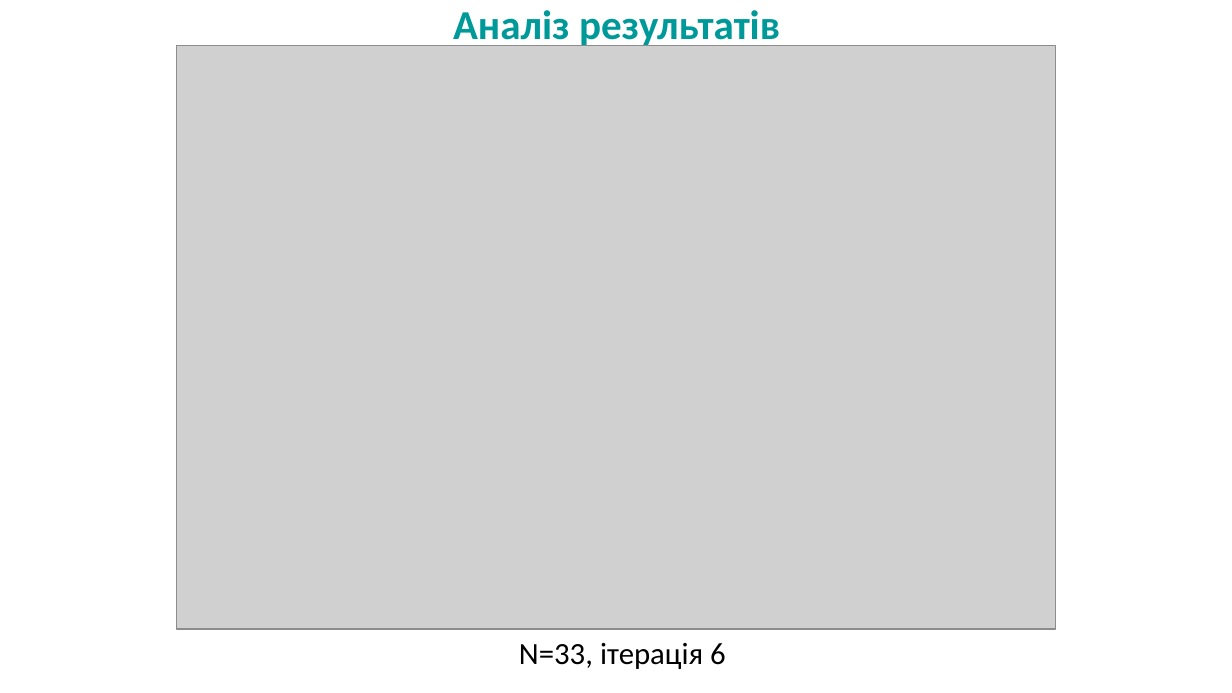
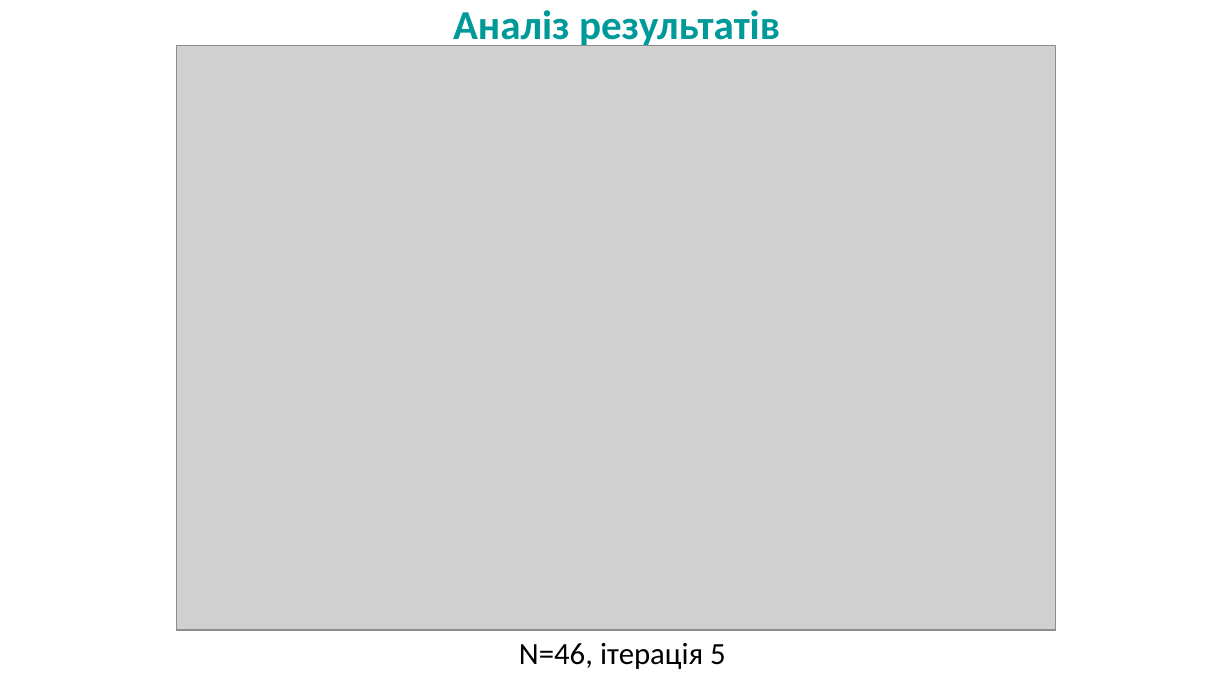
Before and after one commit to BohdanRomaniuk/AdaptiveFEM, a slide deck: slide 14 of docs/Романюк Богдан ПМі-53.pptx. Drawn at 1232x693 pixels with LibreOffice and Linux fonts; fonts in the diff are those of the drawing; grey boxes stand for pictures; background and template pictures are left out. Boxes give left, top, right and bottom in pixels: in the first picture for what was removed or moved away, otherwise in the second. Text is boxed around its words. In the diff, an @@ line names an element or a change of style, - is before the commit and + after.

```diff
--- a/docs/Романюк Богдан ПМі-53.pptx
+++ b/docs/Романюк Богдан ПМі-53.pptx
@@ text at [519, 643, 726, 669]: text changed @@
-N=33, ітерація 6
+N=46, ітерація 5
```
Also in this commit, not shown: 5 other slides changed, 3 slides added, 6 other files.
